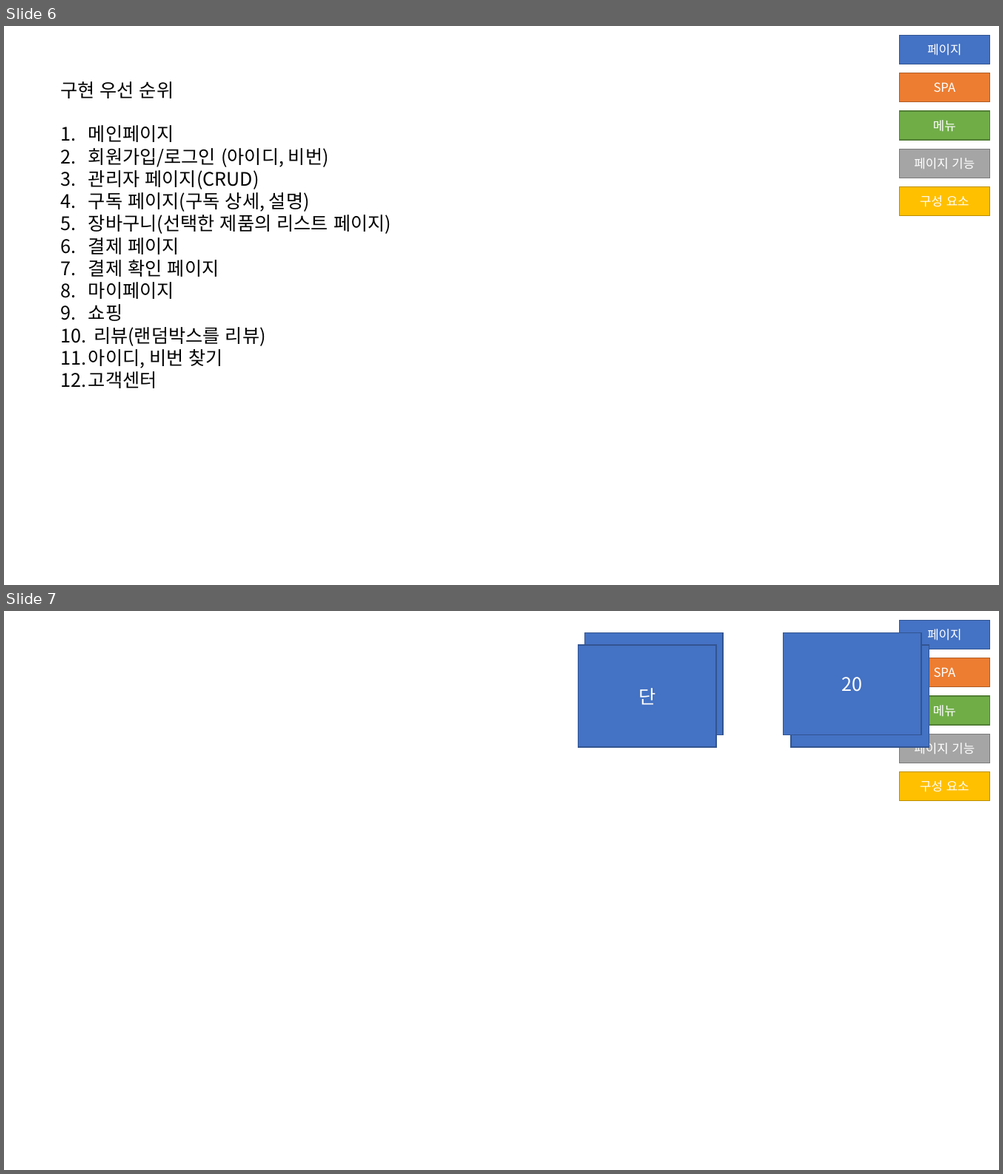
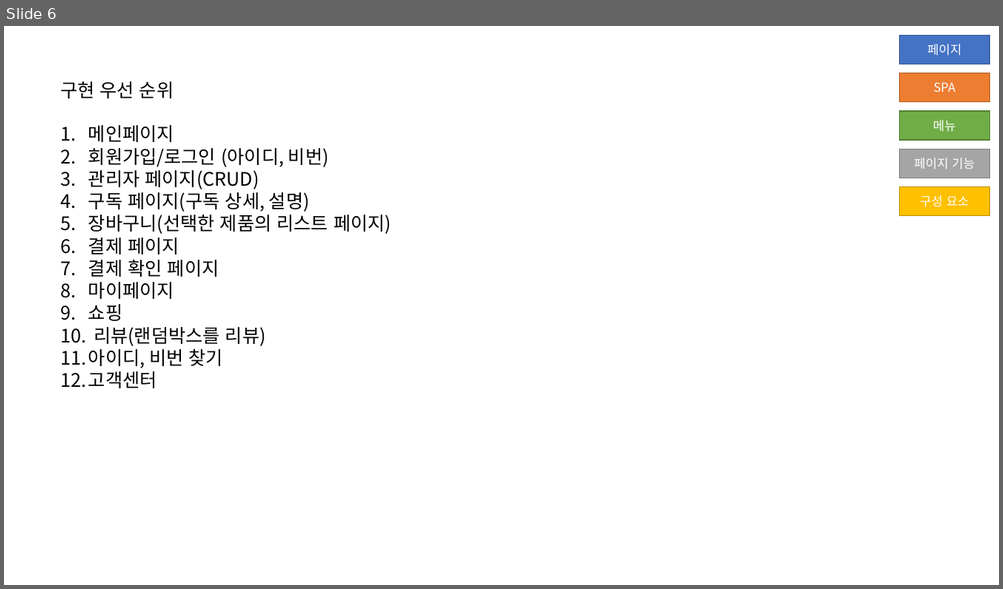
Before and after one commit to jihunz/HiSnack, a slide deck: document/ppt/Hi Snack! 페이지 구성.pptx. Shown one above the other, each under a label of ours: slides 6 and 7 before the commit, slide 6 after it. The pictures are 1003x1174 and 1003x589 pixels, drawn with LibreOffice and Linux fonts; fonts in the diff are those of the drawing. Boxes give left, top, right and bottom in pixels: in the first picture for what was removed or moved away, otherwise in the second. Text is boxed around its words. In the diff, an @@ line names an element or a change of style, - is before the commit and + after.

```diff
--- a/document/ppt/Hi Snack! 페이지 구성.pptx
+++ b/document/ppt/Hi Snack! 페이지 구성.pptx
@@ slide 7 removed at (4, 611, 999, 1170), background #FFFFFF; not listed: 5 template elements that a slide beside it also shows @@
@@ rectangle removed at (585, 632, 723, 735) @@
-10
@@ rectangle removed at (783, 632, 921, 735) @@
-20
@@ rectangle removed at (578, 644, 717, 747) @@
-단
@@ rectangle removed at (791, 644, 929, 747) @@
-짠
```
Also in this commit, not shown: 3 slides changed.
